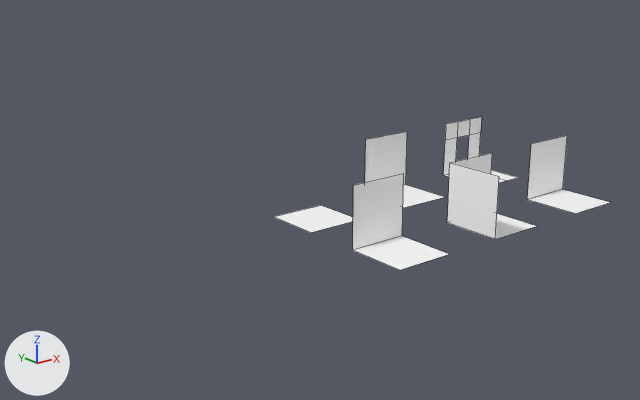
An edit to the FBX model Art/Environment/Tiles.fbx, drawn before and after from the same camera.
Camera for both pictures: a 50 mm camera at (-0.0853, -0.1077, 0.046) aimed at (-0.0043, -0.0064, 0.0055). Lighting does not change. The marker at lower left points along +X, +Y and +Z. Mesh edges are drawn as thin lines. Where no turn or scale is listed for an object, it has been applied to the vertices.

The scene before the commit, as lines of its bpy script (objects in view):
```python
me_mesh = bpy.data.meshes.new('Mesh')
me_mesh.from_pydata([(-0.005, -0.005, 0.0), (0.005, -0.005, 0.0), (-0.005, 0.005, 0.0), (0.005, 0.005, 0.0)], [], [(0, 1, 3, 2)])
me_mesh.materials.append(mat_floor)  # its picture is missing
me_mesh_001 = bpy.data.meshes.new('Mesh.001')
me_mesh_001.from_pydata([(-0.005, -0.005, 0.0), (0.005, -0.005, 0.0), (0.005, 0.005, 0.0), (-0.005, 0.005, 0.0), (-0.005, 0.005, 0.01), (0.005, 0.005, 0.01), (-0.005, -0.005, 0.01)], [], [(0, 1, 2, 3), (3, 2, 5, 4), (0, 3, 4, 6)])
for i in [1, 2]: me_mesh_001.polygons[i].material_index = 1
me_mesh_001.materials.append(mat_floor)  # its picture is missing
me_mesh_001.materials.append(mat_walledge)  # its picture is missing
me_mesh_002 = bpy.data.meshes.new('Mesh.002')
me_mesh_002.from_pydata([(-0.005, -0.005, 0.0), (0.005, -0.005, 0.0), (0.005, 0.005, 0.0), (-0.005, 0.005, 0.0), (-0.005, 0.005, 0.01), (0.005, 0.005, 0.01)], [], [(0, 1, 2, 3), (3, 2, 5, 4)])
for i in [1]: me_mesh_002.polygons[i].material_index = 1
me_mesh_002.materials.append(mat_floor)  # its picture is missing
me_mesh_002.materials.append(mat_walledge)  # its picture is missing
ob_floor_empty = bpy.data.objects.new('Floor_Empty', me_mesh)
ob_floor_empty.location = (0.0, 0.0, 0.0)
ob_room_corner = bpy.data.objects.new('Room_Corner', me_mesh_001)
ob_room_corner.location = (0.02, -0.02, 0.0)
ob_room_wall_left_edge = bpy.data.objects.new('room_Wall_Left_Edge', me_mesh_002)
ob_room_wall_left_edge.location = (0.02, 0.0, 0.0)
# also in view: 'room_Wall_Right_Edge' at (0.04, -0.02, 0.005); 'room_Wall_Middle' at (0.0, -0.02, 0.005); 'wall_Door' at (0.04, 0.0, 0.005)
```
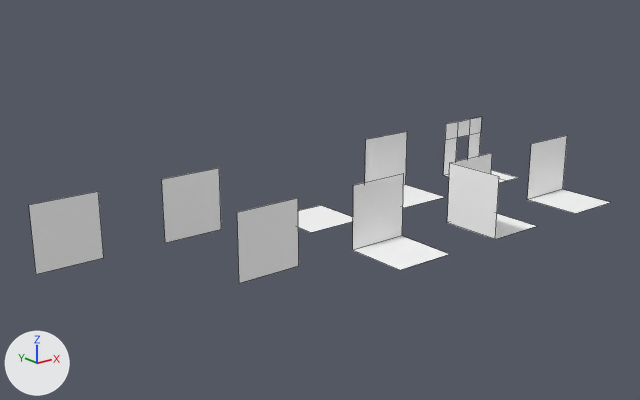
Pixel boxes [x1, y1, x2, y2] of what changed, in the pictures (640 x 400 px):
'wall_Left', added
    after: [29, 191, 104, 274]
'wall_Middle', added
    after: [237, 198, 299, 283]
'wall_Right', added
    after: [162, 168, 221, 243]

The change, as a list of edits to the scene's bpy script:
```text
Add me_mesh_003_1:
    me_mesh_003_1.from_pydata([(-0.005, 0.005, 0.0), (0.005, 0.005, 0.0), (-0.005, 0.005, 0.01), (0.005, 0.005, 0.01)], [], [(0, 1, 3, 2)])
    me_mesh_003_1.materials.append(mat_walledge)  # its picture is missing
Add me_mesh_1:
    me_mesh_1.from_pydata([(-0.005, 0.005, 0.0), (0.005, 0.005, 0.0), (-0.005, 0.005, 0.01), (0.005, 0.005, 0.01)], [], [(0, 1, 3, 2)])
    me_mesh_1.materials.append(mat_walledge)  # its picture is missing
Add me_mesh_001_1:
    me_mesh_001_1.from_pydata([(-0.005, 0.005, 0.0), (0.005, 0.005, 0.0), (-0.005, 0.005, 0.01), (0.005, 0.005, 0.01)], [], [(0, 1, 3, 2)])
    me_mesh_001_1.materials.append(mat_wallmiddle)  # its picture is missing
Add ob_wall_right:
    ob_wall_right = bpy.data.objects.new('wall_Right', me_mesh_003_1)
    ob_wall_right.location = (-0.02, 0.0, 0.0)
Add ob_wall_left:
    ob_wall_left = bpy.data.objects.new('wall_Left', me_mesh_1)
    ob_wall_left.location = (-0.04, 0.0, 0.0)
Add ob_wall_middle:
    ob_wall_middle = bpy.data.objects.new('wall_Middle', me_mesh_001_1)
    ob_wall_middle.location = (-0.02, -0.02, 0.0)
```
